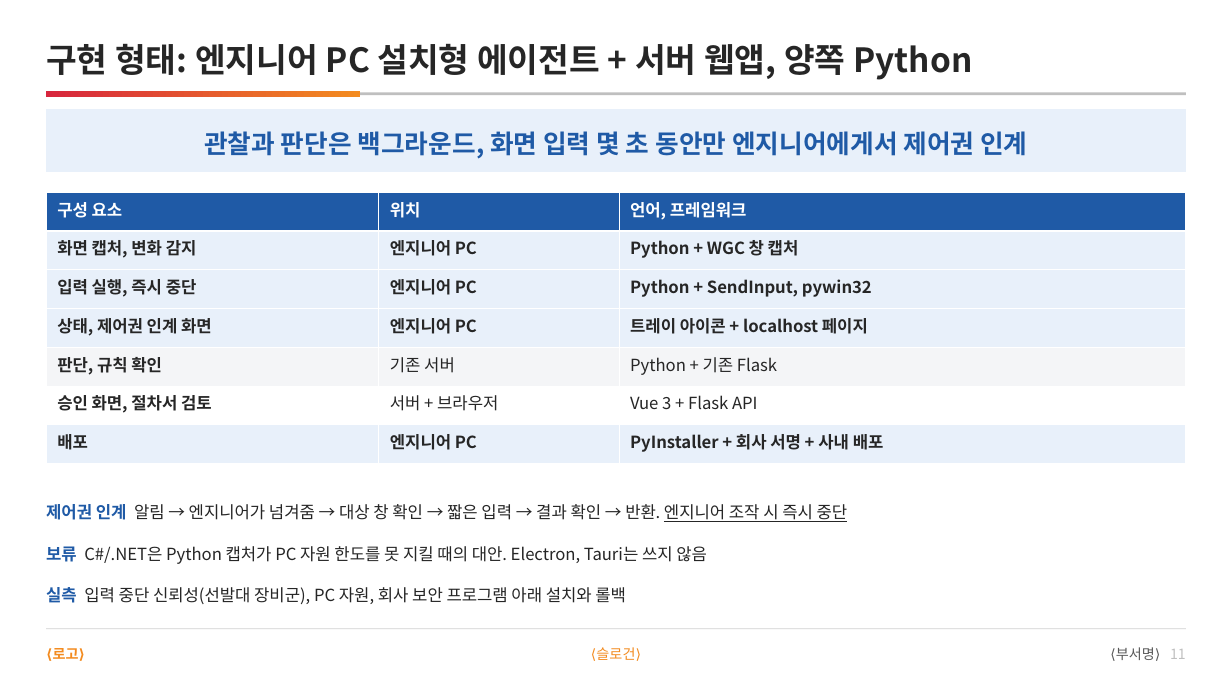
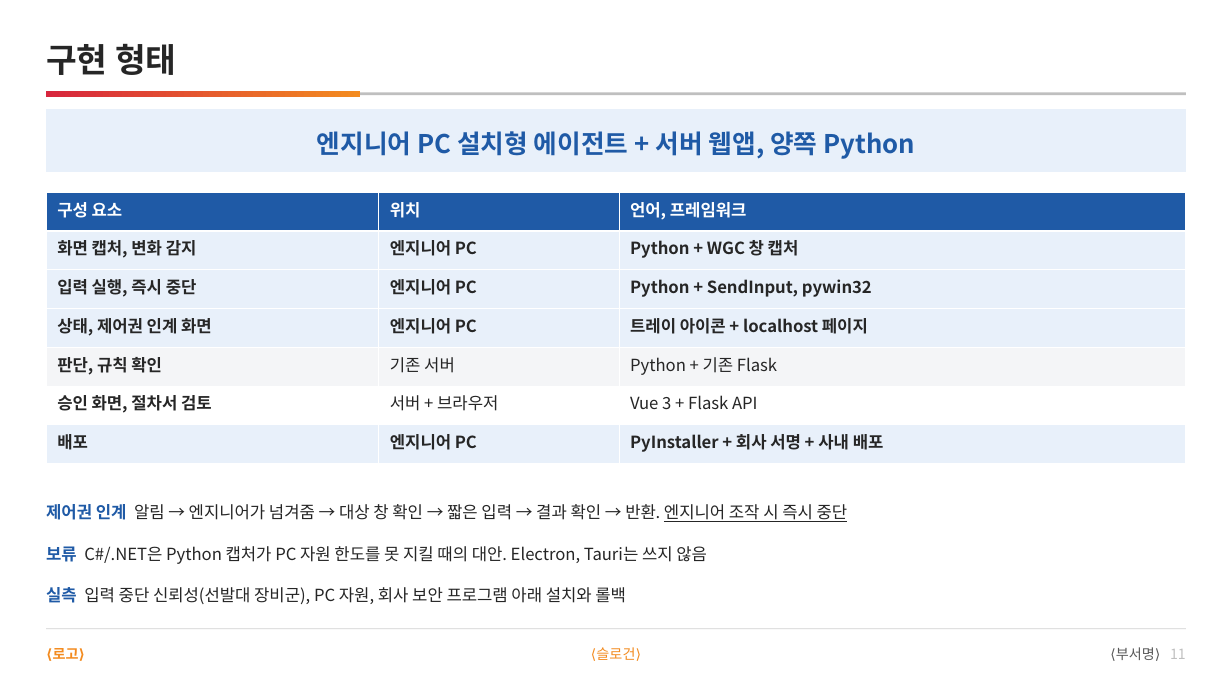
Before and after one commit to DarrenKoi/pm_notes, a slide deck: slide 11 of my-task/arc-tf/deliverables/arc-tf-team-full.pptx. Drawn at 1232x693 pixels with LibreOffice and Linux fonts; fonts in the diff are those of the drawing. Boxes give left, top, right and bottom in pixels: in the first picture for what was removed or moved away, otherwise in the second. Text is boxed around its words. In the diff, an @@ line names an element or a change of style, - is before the commit and + after.

```diff
--- a/my-task/arc-tf/deliverables/arc-tf-team-full.pptx
+++ b/my-task/arc-tf/deliverables/arc-tf-team-full.pptx
@@ text at (46,44,176,75): text changed @@
-구현 형태: 엔지니어 PC 설치형 에이전트 + 서버 웹앱, 양쪽 Python
+구현 형태
@@ text at (317,131,915,159): text changed @@
-관찰과 판단은 백그라운드, 화면 입력 몇 초 동안만 엔지니어에게서 제어권 인계
+엔지니어 PC 설치형 에이전트 + 서버 웹앱, 양쪽 Python
```
Also in this commit, not shown: 5 other slides changed, 8 other files.
